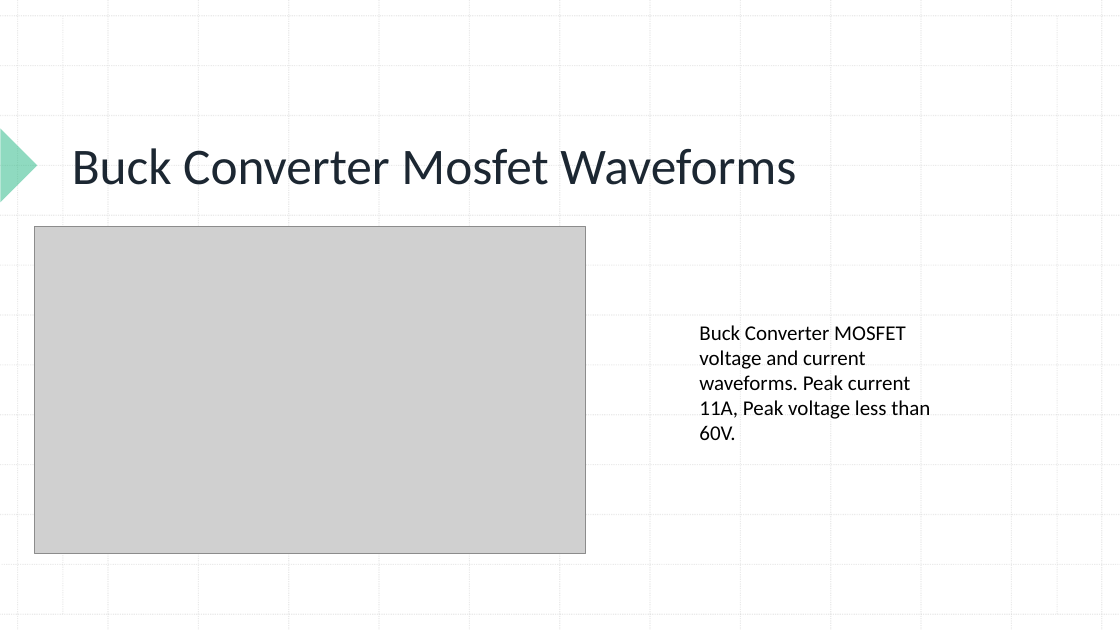
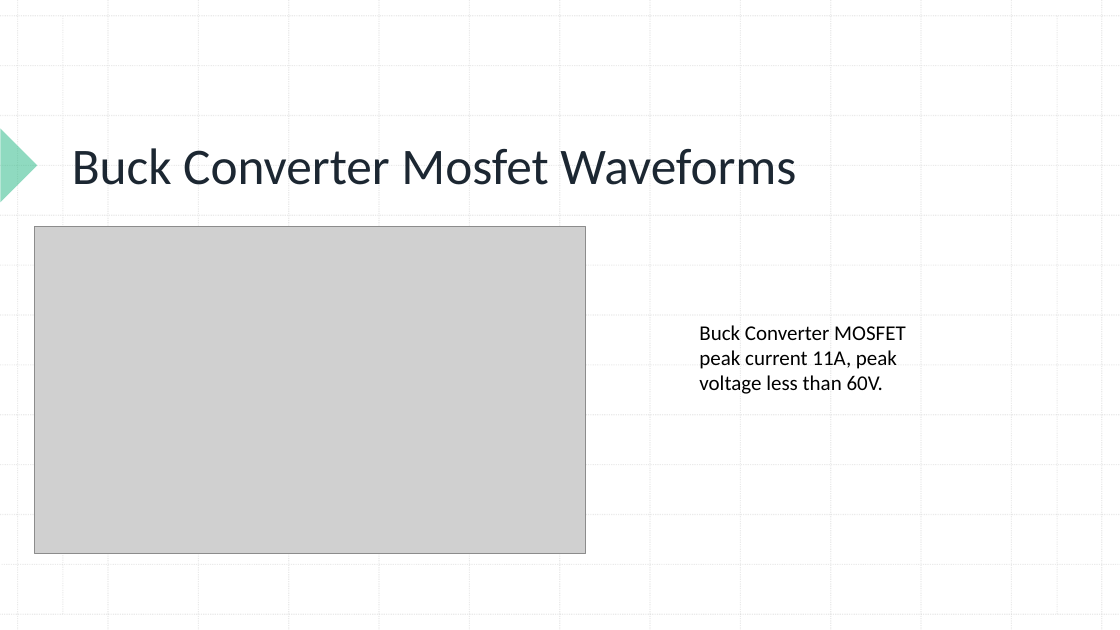
Before and after one commit to ozgurselenozge/EE463-Hardware-Project, a slide deck: slide 7 of Term Project/463 Project Presentation.pptx. Drawn at 1120x630 pixels with LibreOffice and Linux fonts; fonts in the diff are those of the drawing; grey boxes stand for pictures. Boxes give left, top, right and bottom in pixels: in the first picture for what was removed or moved away, otherwise in the second. Text is boxed around its words. In the diff, an @@ line names an element or a change of style, - is before the commit and + after.

Commit message:
Presentation, waveforms added
Component waveforms added.

```diff
--- a/Term Project/463 Project Presentation.pptx
+++ b/Term Project/463 Project Presentation.pptx
@@ text at (699, 325, 906, 394): text changed @@
-Buck Converter MOSFET voltage and current waveforms. Peak current 11A, Peak voltage less than 60V.
+Buck Converter MOSFET peak current 11A, peak voltage less than 60V.
```
Also in this commit, not shown: 3 other slides changed, 4 slides added.
